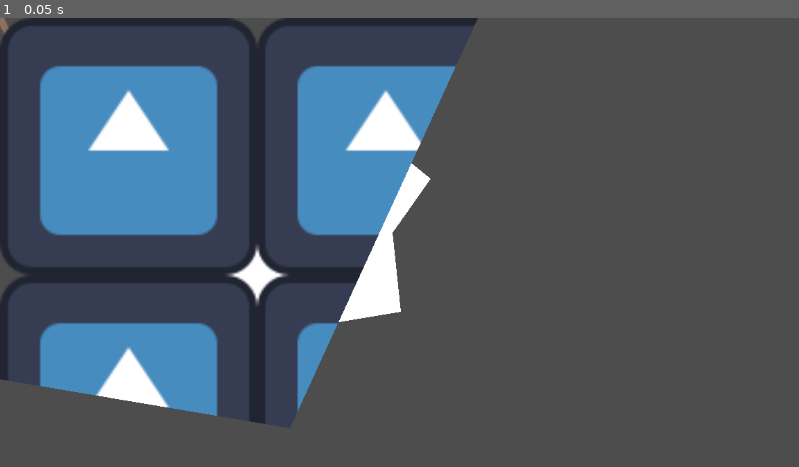
Above: before the commit, frame 1.
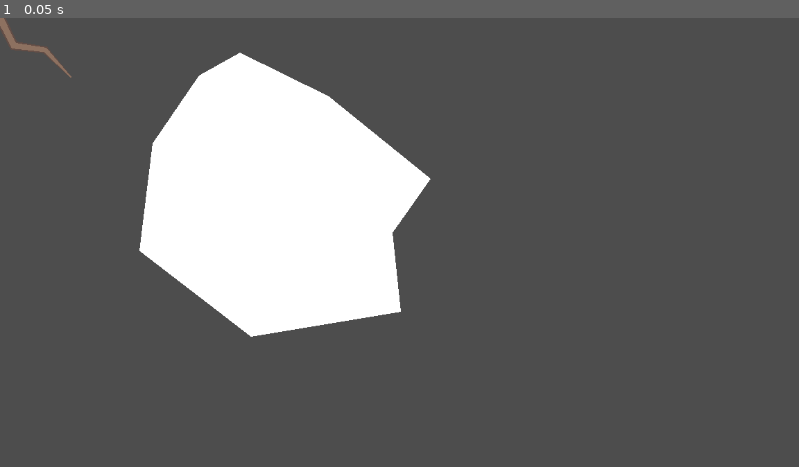
Above: after the commit, the same moment.

Repository: DeanNevan/RootsOfLife
Game: Godot game, scene res://src/test/Test.tscn
Two runs of this game, one before a commit and one after it. Both use one fixed random seed, a clock stepped at 60 frames per second and the inputs below. The project has no main scene, so this scene is started directly. The engine's default icon, where the game draws it, is replaced by a stand-in: a white triangle on a blue panel in a dark square.
Inputs:
- Up to frame 1 (0.05 s): no input

The runs differ from the first frame. In frame 1, 30% of the frame differs, in the area x 0-60%, y 0-91%.

Commit message:
line平级

Diff:
--- a/src/main/PlantElement/TreeLike/TreeLikeLine.gd
+++ b/src/main/PlantElement/TreeLike/TreeLikeLine.gd
@@ -13,6 +13,7 @@
 @onready var _LineTextureBorder = %LineTextureBorder
 
 var parent_line : TreeLikeLine
+var children_line := []
 
 # Called when the node enters the scene tree for the first time.
 func _ready():
@@ -66,9 +67,10 @@
 		collision_shape.shape = segment_shape
 		_AreaLine.add_child(collision_shape)
 
-func add_sub_line(sub_line : TreeLikeLine):
-	_SubLines.add_child(sub_line)
+func register_sub_line(sub_line : TreeLikeLine):
+#	_SubLines.add_child(sub_line)
 	sub_line.parent_line = self
+	self.children_line.append(sub_line)
 
 func get_sub_lines() -> Array:
 	return _SubLines.get_children()
--- a/src/test/Test.gd
+++ b/src/test/Test.gd
@@ -21,6 +21,7 @@
 @onready var _AreaMouseDrawer = %AreaMouseDrawer
 @onready var _TimerDrawing = %TimerDrawing
 @onready var _RayDrawing = %RayDrawing
+
 
 func _ready():
 	$Roots/TreeLikeLines/RootsLine.finish_build()
@@ -63,7 +64,7 @@
 	is_drawing = true
 	drawing_type = DrawingType.ROOTS
 	drawing_line = scene_roots_line.instantiate()
-	add_child(drawing_line)
+	$Roots/TreeLikeLines.add_child(drawing_line)
 	drawing_line.build_new_point(closet_point)
 	drawing_line.begin_build()
 	drawing_safe_position = closet_point
@@ -82,7 +83,7 @@
 			return
 		drawing_line.finish_build()
 		remove_child(drawing_line)
-		drawing_line_parent.add_sub_line(drawing_line)
+		drawing_line_parent.register_sub_line(drawing_line)
 	drawing_line = null
 	drawing_line_parent = null
 	pass
--- a/src/test/Test.tscn
+++ b/src/test/Test.tscn
@@ -1,10 +1,9 @@
-[gd_scene load_steps=7 format=3 uid="uid://cbal8eglc5wnr"]
+[gd_scene load_steps=6 format=3 uid="uid://cbal8eglc5wnr"]
 
 [ext_resource type="Script" path="res://src/test/Test.gd" id="1_ljoxw"]
 [ext_resource type="PackedScene" uid="uid://c3n2y6n7phv8v" path="res://src/main/PlantElement/TreeLike/Roots/Roots.tscn" id="2_wyl0j"]
 [ext_resource type="PackedScene" uid="uid://dmx5rkb7w3r37" path="res://src/main/PlantElement/TreeLike/Roots/RootsLine.tscn" id="3_immfo"]
 [ext_resource type="PackedScene" uid="uid://jihoqu0f2lic" path="res://src/main/Terrain/TerrainBarrier/TerrainBarrier.tscn" id="4_ng7eu"]
-[ext_resource type="Texture2D" uid="uid://bdd5bwvs46yf4" path="res://icon.svg" id="5_72rtv"]
 
 [sub_resource type="CircleShape2D" id="CircleShape2D_gcgkk"]
 
@@ -36,12 +35,6 @@
 unique_name_in_owner = true
 wait_time = 0.05
 
-[node name="Polygon2D" type="Polygon2D" parent="."]
-texture_repeat = 2
-texture = ExtResource("5_72rtv")
-texture_scale = Vector2(0.345, 0.345)
-polygon = PackedVector2Array(-553, 428, 418, 592, 735, -100, -412, -265)
-
 [connection signal="area_entered" from="AreaMouseDrawer" to="." method="_on_area_mouse_drawer_area_entered"]
 [connection signal="area_exited" from="AreaMouseDrawer" to="." method="_on_area_mouse_drawer_area_exited"]
 [connection signal="area_shape_entered" from="AreaMouseDrawer" to="." method="_on_area_mouse_drawer_area_shape_entered"]
